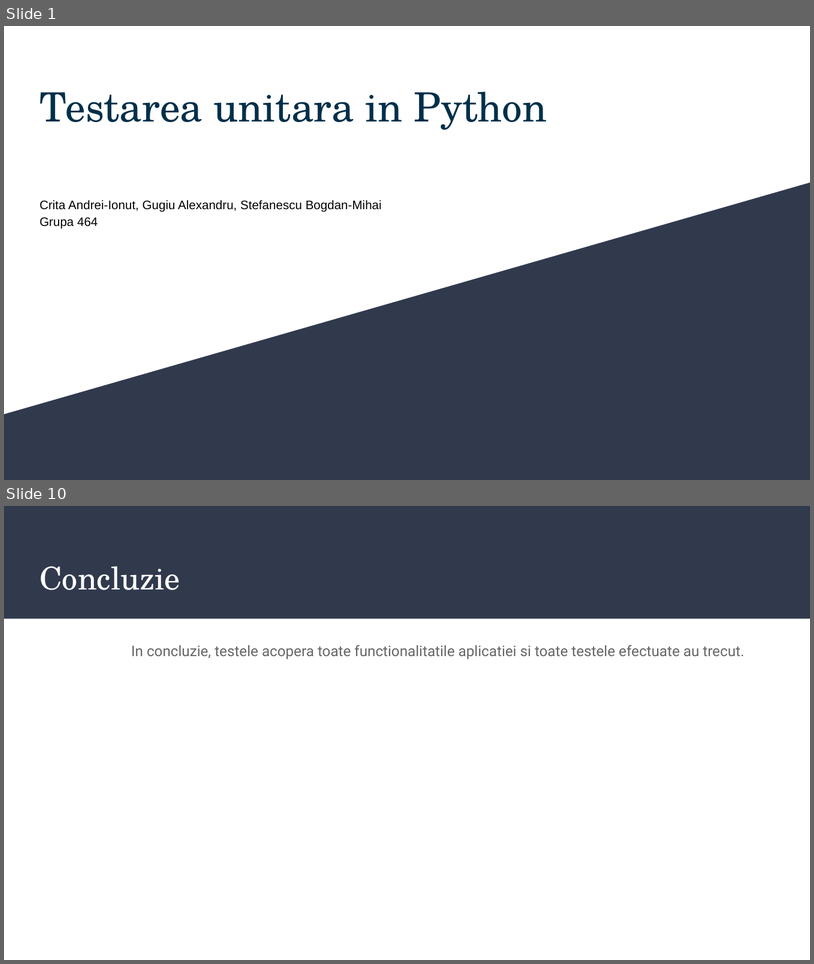
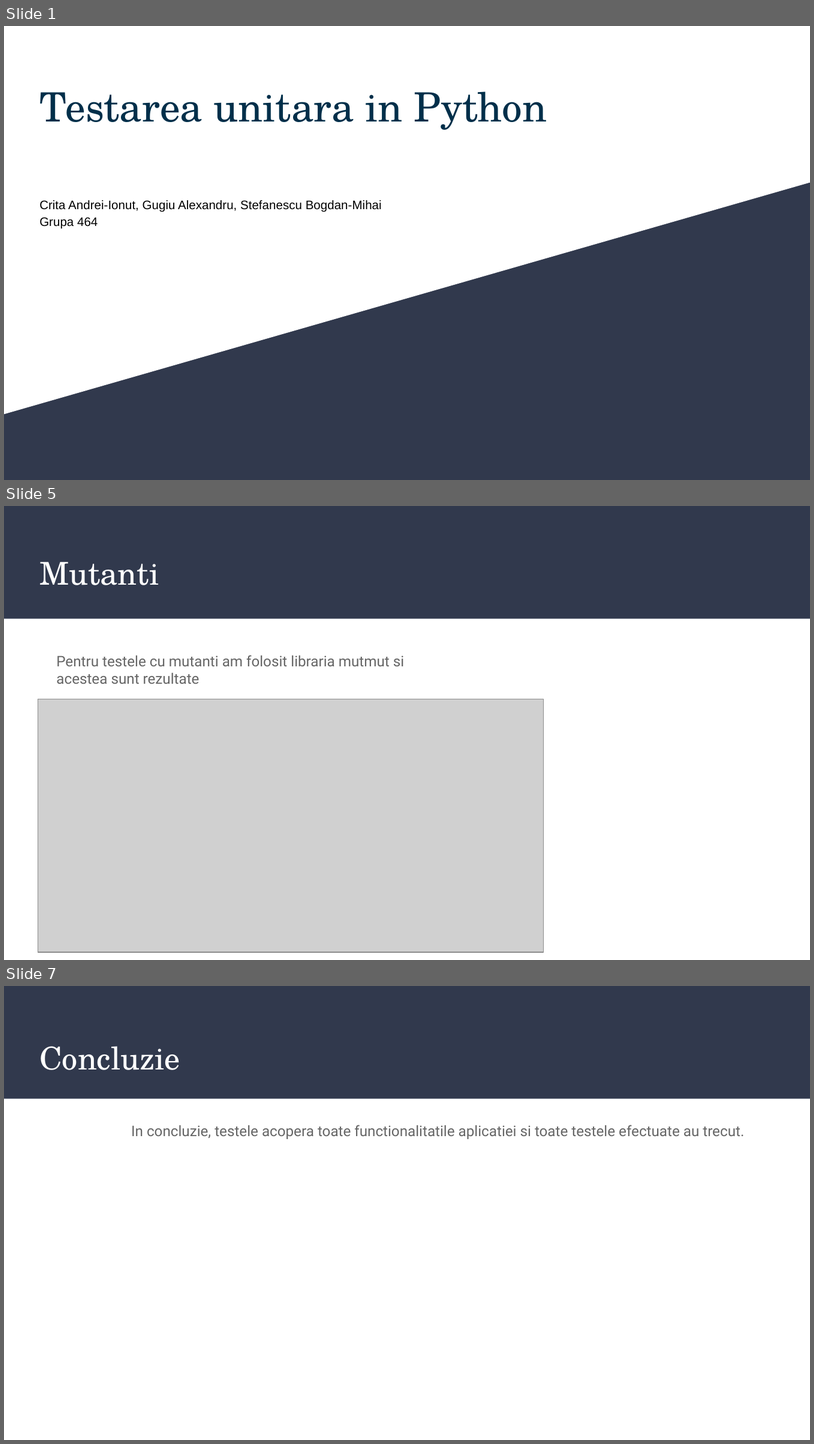
Before and after one commit to Bogdanstef20/ProiectTSS, a slide deck: Prezentare_TSS.pptx. Shown one above the other, each under a label of ours: slides 1 and 10 before the commit, slides 1, 5 and 7 after it; the slides between them are not shown. The pictures are 814x964 and 814x1444 pixels, drawn with LibreOffice and Linux fonts; fonts in the diff are those of the drawing; grey boxes stand for pictures. Boxes give left, top, right and bottom in pixels: in the first picture for what was removed or moved away, otherwise in the second. Text is boxed around its words. In the diff, an @@ line names an element or a change of style, - is before the commit and + after.

```diff
--- a/Prezentare_TSS.pptx
+++ b/Prezentare_TSS.pptx
@@ slide 5 added at (x1=4, y1=506, x2=810, y2=960), background #FFFFFF; not listed: 1 template element that a slide beside it also shows @@
@@ title added at (x1=39, y1=562, x2=159, y2=585), 28 pt, text #FFFFFF @@
+Mutanti
@@ text added at (x1=56, y1=655, x2=404, y2=684), 13 pt, text #666666 @@
+Pentru testele cu mutanti am folosit libraria mutmut si acestea sunt rezultate
@@ picture added at (x1=38, y1=699, x2=543, y2=952) @@
@@ what was slide 10 is now slide 7 @@
```
Also in this commit, not shown: 1 slide changed, 3 other slides added, 7 slides removed.
